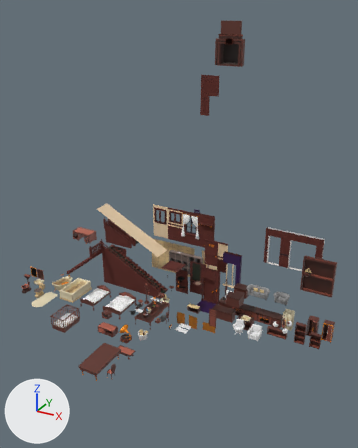
A saved change to the FBX model Assets/Models/Builds_Models/Build01.fbx.
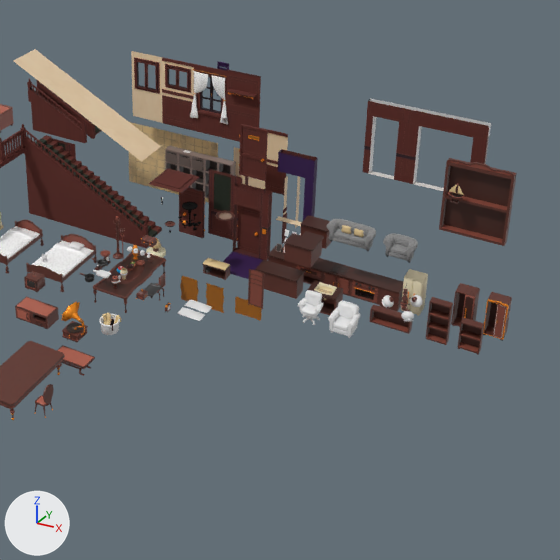
Each version appears first whole from a 50 mm camera at (21.8, -40.0, 30.2) aimed at (0.5, -1.3, 10.9), and next in a close-up on the part from 25% to 100% of the width and 40% to 100% of the height. The axes (+X, +Y, +Z) are drawn at lower left. The lights are the same throughout. The last two pictures show the newer version. Where no turn or scale is listed for an object, it has been applied to the vertices.

In view in the first close-up: 'DoorFrame03_MultiTextures', 'Stairs_Ceiling', 'Stairs_Ramp', 'Stairs_Ramp_small', 'Table02', 'Wall1', 'WallLong0', 'Wall_Exit_Large', 'Wall_Exit_Small', 'Window2', 'Window3', 'bookcase_01' and 113 more.
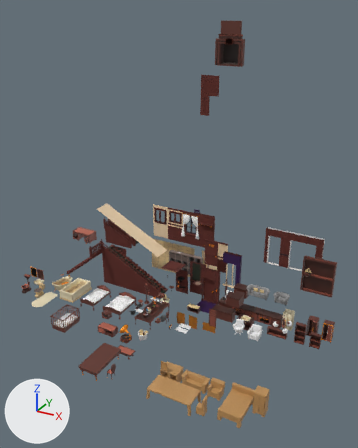
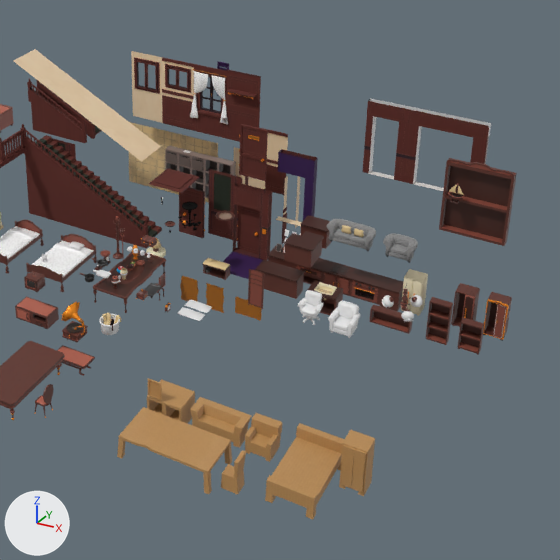
What differs and where, as boxes [x1, y1, x2, y2] in the close-ups (560 x 560 px):
'Fake_Bed', added (brown): after [265, 423, 345, 519]
'Fake_Table', added (brown): after [117, 407, 232, 494]
'Fake_Sofa', added (brown): after [190, 397, 251, 448]
'Fake_Couch', added (brown): after [245, 413, 282, 462]
'Fake_Furniture', added (brown): after [147, 379, 195, 424]
'Fake_Wardrobe', added (brown): after [339, 430, 375, 496]
'Fake_Chair', added (brown): after [221, 450, 246, 494]
'Fake_Wardrobe_DoorL', added (brown): after [351, 449, 366, 492]
'Fake_Wardrobe_DoorR', added (brown): after [340, 445, 355, 488]
'Fake_Furniture_Door', added: after [148, 378, 162, 400]

The change in detail:
Picture 'BoxTexture.png' (img_boxtexture_png) is new.
Material 'Craft' (mat_craft) is new.
Its texture is img_boxtexture_png.
Mesh me_cube_217 is new.
It has 47 vertices, 90 faces and spans x -1.92..1.92, y -0.92..0.92, z 0.0..1.0.
It uses material mat_craft (picture img_boxtexture_png).
Mesh me_cube_221 is new.
It has 24 vertices, 44 faces and spans x -0.4..0.0, y -0.06..0.0, z -1.05..0.7.
It uses material mat_craft (picture img_boxtexture_png).
Mesh me_cube_219 is new.
It has 26 vertices, 48 faces and spans x -0.47..0.47, y -0.39..0.39, z 0.0..2.0.
It uses material mat_craft (picture img_boxtexture_png).
Mesh me_cube_214 is new.
It has 48 vertices, 92 faces and spans x -0.91..0.91, y -1.46..1.46, z 0.0..1.23.
It uses material mat_craft (picture img_boxtexture_png).
Mesh me_cube_212 is new.
It has 36 vertices, 68 faces and spans x -0.542..0.542, y -0.478..0.475, z -0.001..1.141.
It uses material mat_craft (picture img_boxtexture_png).
Mesh me_cube_215 is new.
It has 40 vertices, 76 faces and spans x -0.753..0.747, y -0.562..0.562, z 0.0..1.103.
It uses material mat_craft (picture img_boxtexture_png).
Mesh me_cube_213 is new.
It has 33 vertices, 62 faces and spans x -1.1..1.1, y -0.42..0.4, z 0.0..0.95.
It uses material mat_craft (picture img_boxtexture_png).
Mesh me_cube_216 is new.
It has 16 vertices, 28 faces and spans x 0.0..0.589, y -0.056..0.0, z -0.389..0.389.
It uses material mat_craft (picture img_boxtexture_png).
Mesh me_cube_218 is new.
It has 14 vertices, 24 faces and spans x -0.341..0.341, y -0.329..0.329, z 0.0..1.476.
It uses material mat_craft (picture img_boxtexture_png).
Mesh me_cube_220 is new.
It has 24 vertices, 44 faces and spans x 0.0..0.4, y -0.06..0.0, z -1.05..0.7.
It uses material mat_craft (picture img_boxtexture_png).
Object 'Fake_Table' (ob_fake_table) is new; it shows me_cube_217.
Its location is (7.09, -14.17, 2.4).
Object 'Fake_Wardrobe_DoorL' (ob_fake_wardrobe_doorl) is new; it shows me_cube_221.
Its location is (13.8, -12.57, 3.7).
Object 'Fake_Wardrobe' (ob_fake_wardrobe) is new; it shows me_cube_219.
Its location is (13.4, -12.18, 2.44).
Object 'Fake_Bed' (ob_fake_bed) is new; it shows me_cube_214.
Its location is (11.77, -12.92, 2.39).
Object 'Fake_Couch' (ob_fake_couch) is new; it shows me_cube_212.
Its location is (9.73, -12.11, 2.39).
Object 'Fake_Furniture' (ob_fake_furniture) is new; it shows me_cube_215.
Its location is (5.85, -12.23, 2.39).
Object 'Fake_Sofa' (ob_fake_sofa) is new; it shows me_cube_213.
Its location is (7.93, -12.07, 2.4).
Object 'Fake_Furniture_Door' (ob_fake_furniture_door) is new; it shows me_cube_216.
Its location is (5.18, -12.79, 4.0).
Object 'Fake_Chair' (ob_fake_chair) is new; it shows me_cube_218.
Its location is (9.56, -14.32, 2.39).
Object 'Fake_Wardrobe_DoorR' (ob_fake_wardrobe_doorr) is new; it shows me_cube_220.
Its location is (12.99, -12.57, 3.7).
